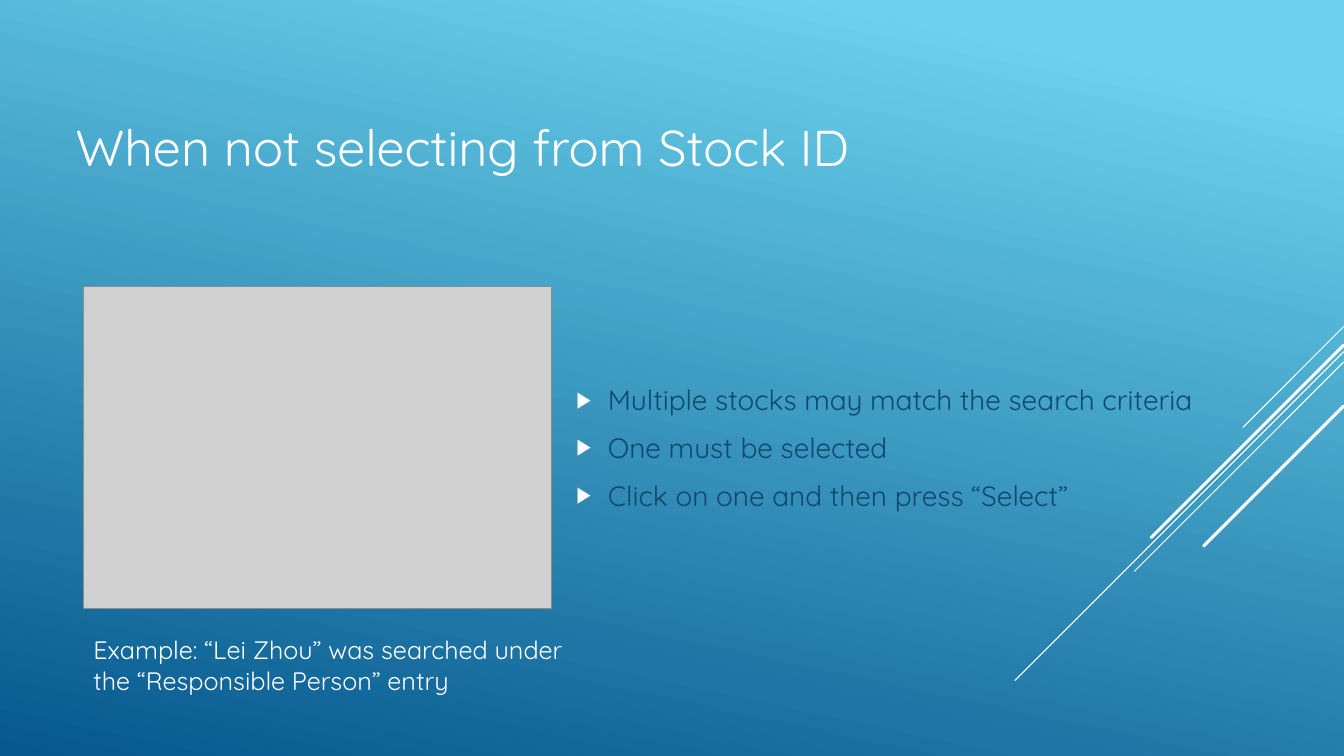
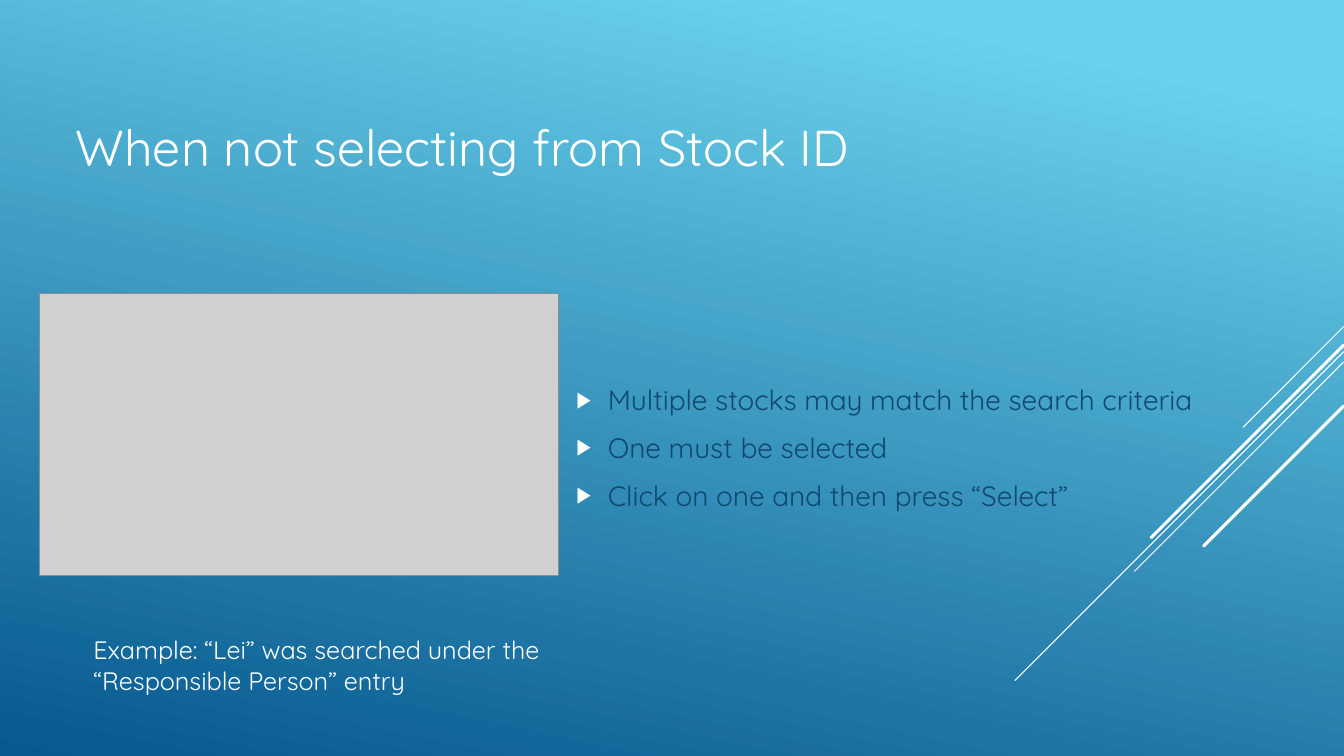
Before and after one commit to zhoulab/FlyStock-Program, a slide deck: slide 4 of Documentation/BriefOverview.pptx. Drawn at 1344x756 pixels with LibreOffice and Linux fonts; fonts in the diff are those of the drawing; grey boxes stand for pictures. Boxes give left, top, right and bottom in pixels: in the first picture for what was removed or moved away, otherwise in the second. Text is boxed around its words. In the diff, an @@ line names an element or a change of style, - is before the commit and + after.

```diff
--- a/Documentation/BriefOverview.pptx
+++ b/Documentation/BriefOverview.pptx
@@ picture: place and size @@
-picture at [84, 286, 553, 608]
+picture at [39, 293, 559, 576]
@@ text at [93, 640, 540, 695]: text changed @@
-Example: “Lei Zhou” was searched under the “Responsible Person” entry
+Example: “Lei” was searched under the “Responsible Person” entry
```
Also in this commit, not shown: 3 other slides changed, 2 slides added, 15 other files.
